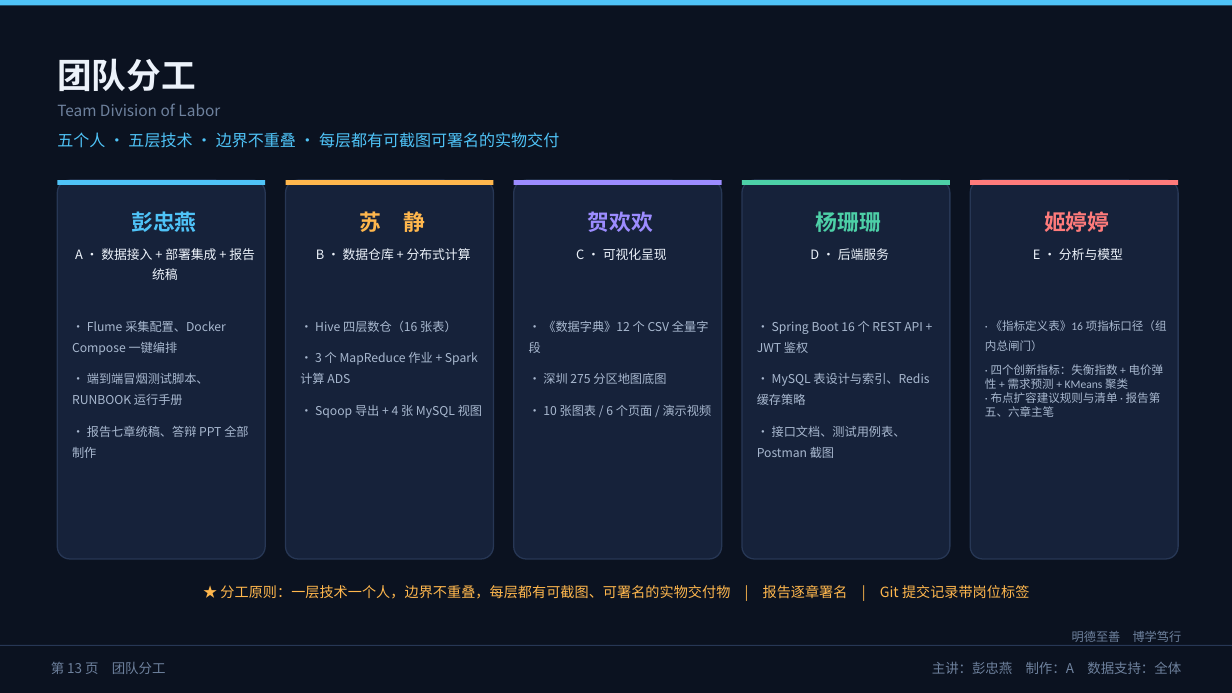
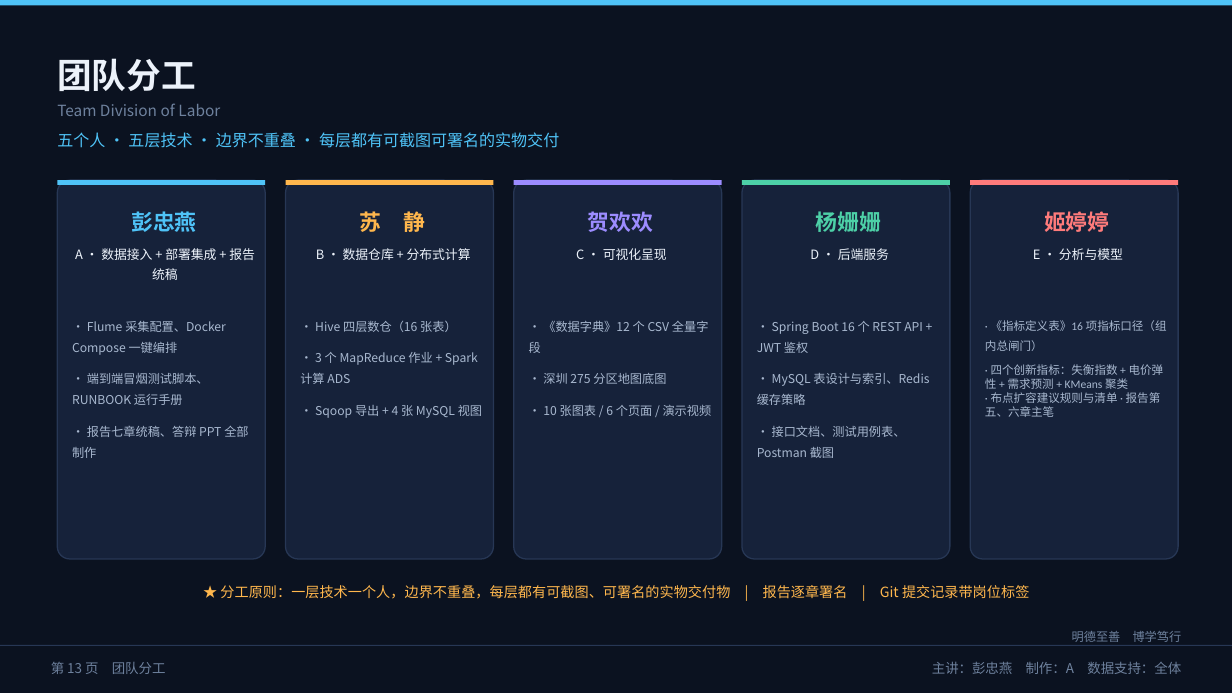
Before and after one commit to pengzhongyan01/urbanev-charge-analysis, a slide deck: slide 13 of docs/ppt/第02组_城市充电桩数据分析系统_答辩PPT.pptx. Drawn at 1232x693 pixels with LibreOffice and Linux fonts; fonts in the diff are those of the drawing. Boxes give left, top, right and bottom in pixels: in the first picture for what was removed or moved away, otherwise in the second. Text is boxed around its words. In the diff, an @@ line names an element or a change of style, - is before the commit and + after.

```diff
--- a/docs/ppt/第02组_城市充电桩数据分析系统_答辩PPT.pptx
+++ b/docs/ppt/第02组_城市充电桩数据分析系统_答辩PPT.pptx
@@ text at (816, 211, 882, 232): text changed @@
-杨珊珊
+杨姗姗
```
Also in this commit, not shown: 5 other slides changed, 20 other files.
